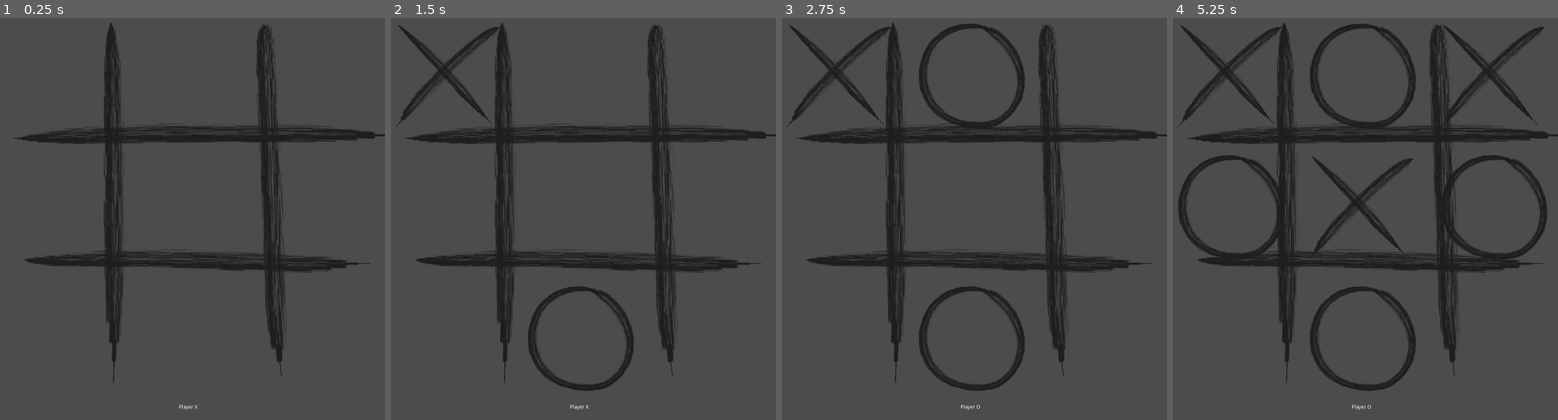
Above: before the commit, frames 1-4 (left to right).
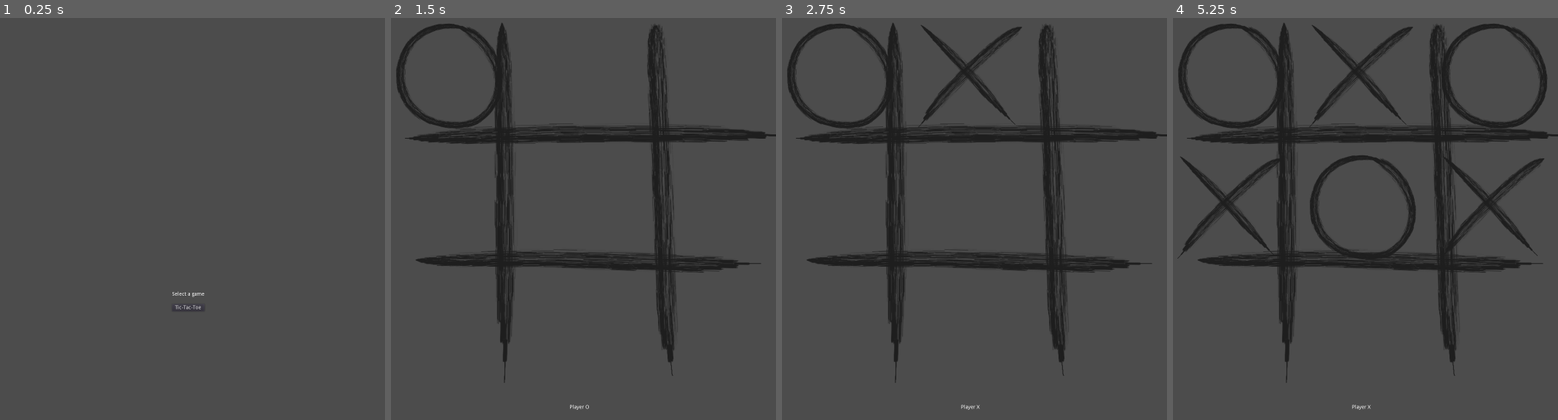
Above: after the commit, the same moments.

Repository: kuma-gee/dualist
Game: Godot game, scene res://scenes/Main.tscn
Two runs of this game, one before a commit and one after it. Both use one fixed random seed, a clock stepped at 60 frames per second and the inputs below.
Inputs (mouse positions are in pixels of both pictures, inside the frame that each line leads up to):
- Up to frame 1 (0.25 s): no input
- Up to frame 2 (1.5 s): click (579, 307) at 0.5 s, where only the run after the commit has a clickable "Tic-Tac-Toe"; click (448, 74) at 1.25 s
- Up to frame 3 (2.75 s): click (970, 74) at 2.02 s
- Up to frame 4 (5.25 s): click (1492, 74) at 2.77 s; click (1230, 206) at 3.52 s; click (1361, 206) at 4.27 s; click (1492, 206) at 5.02 s

The runs differ from the first frame. In frame 1, 10% of the frame differs, in the area x 3-100%, y 1-98%; in frame 2, 3.3%; in frame 3, 5.4%; in frame 4, 13%, in the area x 1-98%, y 1-98%.

Commit message:
feat: select game

Diff:
--- /dev/null
+++ b/scenes/Main.gd
@@ -0,0 +1,6 @@
+extends Node
+
+export var tic_tac_toe_scene: PackedScene
+
+func _on_TicTacToe_pressed():
+	get_tree().change_scene_to(tic_tac_toe_scene)
--- a/scenes/Main.tscn
+++ b/scenes/Main.tscn
@@ -1,7 +1,58 @@
-[gd_scene load_steps=2 format=2]
+[gd_scene load_steps=3 format=2]
 
-[ext_resource path="res://games/tic-tac-toe/TicTacToe.tscn" type="PackedScene" id=1]
+[ext_resource path="res://scenes/Main.gd" type="Script" id=1]
+[ext_resource path="res://games/tic-tac-toe/TicTacToe.tscn" type="PackedScene" id=2]
 
 [node name="Main" type="Node"]
+script = ExtResource( 1 )
+tic_tac_toe_scene = ExtResource( 2 )
 
-[node name="TicTacToe" parent="." instance=ExtResource( 1 )]
+[node name="ScrollContainer" type="ScrollContainer" parent="."]
+anchor_right = 1.0
+anchor_bottom = 1.0
+scroll_horizontal_enabled = false
+__meta__ = {
+"_edit_use_anchors_": false
+}
+
+[node name="MarginContainer" type="MarginContainer" parent="ScrollContainer"]
+margin_right = 1080.0
+margin_bottom = 1920.0
+size_flags_horizontal = 3
+size_flags_vertical = 3
+custom_constants/margin_top = 50
+custom_constants/margin_bottom = 50
+
+[node name="CenterContainer" type="CenterContainer" parent="ScrollContainer/MarginContainer"]
+margin_top = 50.0
+margin_right = 1080.0
+margin_bottom = 1870.0
+size_flags_horizontal = 3
+__meta__ = {
+"_edit_use_anchors_": false
+}
+
+[node name="VBoxContainer2" type="VBoxContainer" parent="ScrollContainer/MarginContainer/CenterContainer"]
+margin_left = 495.0
+margin_top = 883.0
+margin_right = 584.0
+margin_bottom = 937.0
+custom_constants/separation = 20
+
+[node name="SelectGame" type="Label" parent="ScrollContainer/MarginContainer/CenterContainer/VBoxContainer2"]
+margin_right = 89.0
+margin_bottom = 14.0
+text = "Select a game"
+
+[node name="VBoxContainer" type="VBoxContainer" parent="ScrollContainer/MarginContainer/CenterContainer/VBoxContainer2"]
+margin_top = 34.0
+margin_right = 89.0
+margin_bottom = 54.0
+size_flags_horizontal = 3
+
+[node name="TicTacToe" type="Button" parent="ScrollContainer/MarginContainer/CenterContainer/VBoxContainer2/VBoxContainer"]
+margin_right = 89.0
+margin_bottom = 20.0
+text = "Tic-Tac-Toe"
+
+[connection signal="pressed" from="ScrollContainer/MarginContainer/CenterContainer/VBoxContainer2/VBoxContainer/TicTacToe" to="." method="_on_TicTacToe_pressed"]
